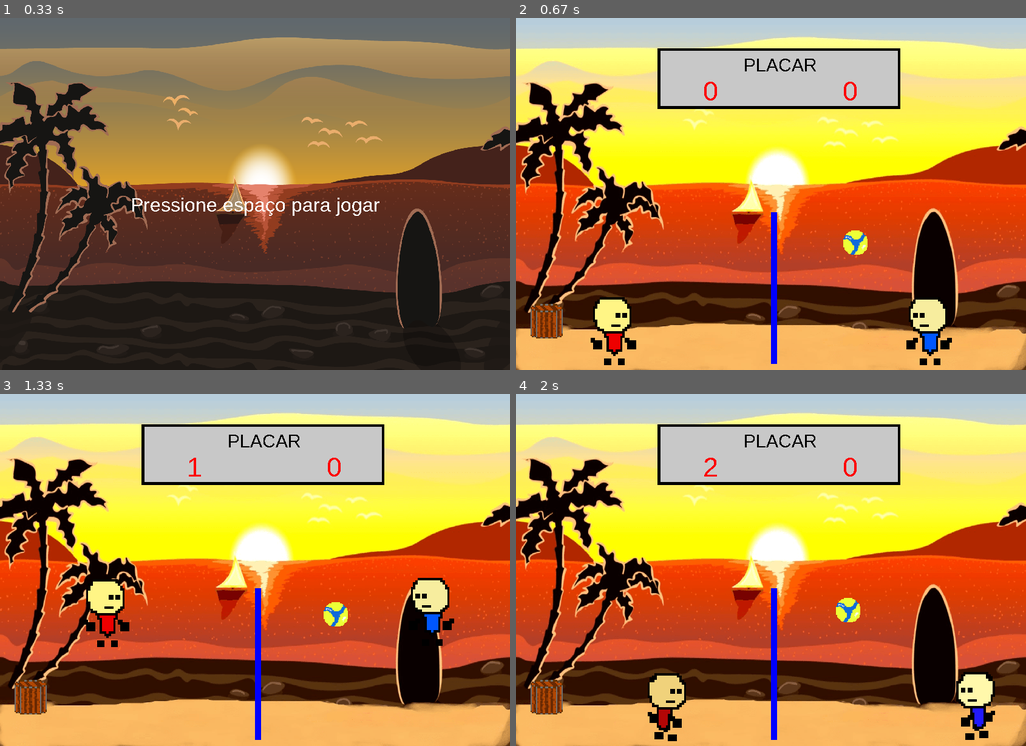
Above: before the commit, frames 1-4 (two rows, left to right).
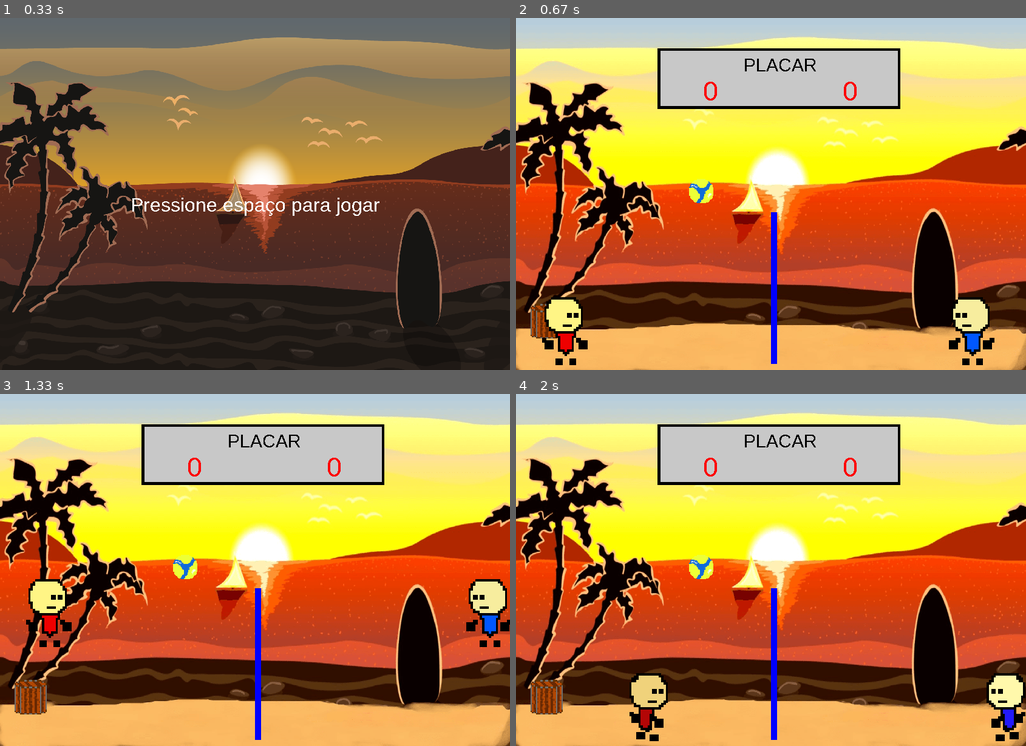
Above: after the commit, the same moments.

Repository: luiskeyd/volei-pygame
Game: pygame game, started from jogo.py
The game is run twice, just before and just after one commit, with the same random seed, the same clock (stepped at 60 frames per second) and the same inputs.
Inputs:
- Up to frame 1 (0.33 s): no input
- Up to frame 2 (0.67 s): tap Space at 0.33 s
- Up to frame 3 (1.33 s): hold Right 0.67-1.13 s; hold Up from 1.17 s (still down); hold W from 1.17 s (still down)
- Up to frame 4 (2 s): release Up at 1.47 s; release W at 1.47 s; hold Right 1.5-1.97 s; hold D 1.5-1.97 s

Frame 1 is identical in both runs. In frame 2, 4.6% of the frame differs, in the area x 5-94%, y 45-99%; in frame 3, 4.4%; in frame 4, 3.9%.

Commit message:
finalizado/ o teste tá melhor

Diff:
--- a/constantes.py
+++ b/constantes.py
@@ -28,10 +28,10 @@
 FPS = 60
 
 #posiçao dos jogadores
-X_JOGADOR1 = 100
+X_JOGADOR1 = 20
 Y_JOGADOR1 = 450
 
-X_JOGADOR2 = 620
+X_JOGADOR2 = 690
 Y_JOGADOR2 = 450
 
 #fonte
--- a/sist_bola.py
+++ b/sist_bola.py
@@ -14,20 +14,25 @@
         self.image = self.sprite
         self.image = pygame.transform.scale(self.image,(40,40))
         self.rect= self.image.get_rect()
-        self.rect.x, self.rect.y = (constantes.LARGURA//2, 250)
+        self.rect.x, self.rect.y = (280, 260)
         self.rect.inflate_ip(-10, -10)
         self.posicao_inicial_bola_x = self.rect.x
         self.posicao_inicial_bola_y = self.rect.y
         self.gravidade = constantes.Y_GRAVIDADE
-        self.vel_x = 6
-        self.vel_y = 3
+        self.vel_x = 5
+        self.vel_y = 5
+        self.colidiu = False
+
+    def gravidade_ativada(self):
+        self.colidiu = True
 
     def movimento_bola(self):
         # Aplicando a gravidade
-        self.vel_y += self.gravidade
+        if self.colidiu == True:
+            self.vel_y += self.gravidade
         # Atualizando a posição
-        self.rect.x += self.vel_x
-        self.rect.y += self.vel_y
+            self.rect.x += self.vel_x
+            self.rect.y += self.vel_y
 
         # Aplicando a colisão nas bordas da tela
         if self.rect.left <= 0:   # se o lado direito ou o lado esquerdo da bola chegar na borda
@@ -71,7 +76,9 @@
 
     def verificar_colisao_jogador(self, player):
         # isso é pra ver de qual lado a bola ta acertando o jogador
+
         if self.rect.colliderect(player.rect):
+            self.gravidade_ativada()
             if self.rect.right >= player.rect.left and self.rect.left < player.rect.left:
                 self.vel_x = -abs(self.vel_x)
             elif self.rect.left <= player.rect.right and self.rect.right > player.rect.right:
@@ -96,8 +103,16 @@
         return (self.rect.x, self.rect.y)
 
 
-    def resetar_posicao_bola(self):
+    def resetar_posicao_bola1(self):
         self.rect.x = self.posicao_inicial_bola_x
         self.rect.y = self.posicao_inicial_bola_y
-        self.vel_x = 6
-        self.vel_y = 3
+        self.vel_x = 5
+        self.vel_y = 5
+        self.colidiu = False
+
+    def resetar_posicao_bola2(self):
+        self.rect.x = 530
+        self.rect.y = 260
+        self.vel_x = 5
+        self.vel_y = 5
+        self.colidiu = False
--- a/teste.py
+++ b/teste.py
@@ -1,47 +1,51 @@
 import pygame
-import constantes #pasta onde estarão as variáveis
+import constantes #pasta onde estarão as variaveis
 import sprites #imagens do jogo
 import os # arquivos
 import sist_players
 import sist_bola
 import sist_rede
 
+
+
 # Inicializando o Pygame
 class Jogo:
 
     def __init__(self):
-        # Criando a tela do jogo
-        pygame.init()
-        pygame.mixer.init()
+        #criando a tela do jogo
+        pygame.init() # iniciando o jogo
+        pygame.mixer.init() # musica pro jogo
         self.tela = pygame.display.set_mode((constantes.LARGURA, constantes.ALTURA))
         pygame.display.set_caption(constantes.TITULO_DO_JOGO)
-        self.relogio = pygame.time.Clock()
-        self.esta_rodando = True
+        self.relogio = pygame.time.Clock() # fps do jogo
+        self.esta_rodando = True # jogo aberto
         self.fonte = pygame.font.match_font(constantes.FONTE)
-        self.jogando = False
+
 
     def novo_jogo(self):
-        # Inicialização das sprites
-        self.todas_as_sprites = pygame.sprite.Group()
+        #inicializacao das sprites
+        pygame.mixer_music.set_volume(0.1)
+        pygame.mixer_music.load('audio/happy_adveture.mp3')
+        pygame.mixer_music.play(-1)
+        self.todas_as_sprites = pygame.sprite.Group() # carrega todas as sprites
         self.rede_sprite = pygame.sprite.Group()
         self.bola_sprite = pygame.sprite.Group()
-        self.jogador1 = sist_players.Jogador(1)
-        self.jogador2 = sist_players.Jogador(2)
-        self.bola = sist_bola.Bola()
-        self.rede = sist_rede.Rede(constantes.AZUL, 10, constantes.TAMANHO_REDE, (constantes.LARGURA // 2, 320))
+        self.jogador1 = sist_players.Jogador(1) # sprites do jogador 1
+        self.jogador2 = sist_players.Jogador(2) # sprites do jogador 2
+        self.bola = sist_bola.Bola() # sprite da bola
+        self.rede = sist_rede.Rede(constantes.AZUL,10, constantes.TAMANHO_REDE, (constantes.LARGURA//2, 320))
         self.rede_sprite.add(self.rede)
         self.bola_sprite.add(self.bola)
         self.todas_as_sprites.add(self.jogador1)
-        self.todas_as_sprites.add(self.jogador2)
-        pygame.mixer_music.set_volume(0.5)
-        pygame.mixer_music.load('audio/happy_adveture.mp3')
-        pygame.mixer_music.play(-1)
+        self.todas_as_sprites.add(self.jogador2) # add de todas as sprites na lista
+
         self.rodar()
 
+
     def rodar(self):
-        # Loop do jogo
+        #loop do jogo
         self.jogando = True
-        while self.jogando and self.esta_rodando:
+        while self.jogando: #inicializa o loop
             self.relogio.tick(constantes.FPS)
             self.eventos()
             self.jogador1.movimento(1)
@@ -58,46 +62,58 @@
             self.desenhar_sprites()
             self.verificador_win()
 
+
+
+
+
+
     def eventos(self):
-        # Define os eventos do jogo
+        #define os eventos do jogo
         for event in pygame.event.get():
+            #caso o player feche o jogo
             if event.type == pygame.QUIT:
-                self.jogando = False
-                self.esta_rodando = False
+                    self.jogando = False
+                    self.esta_rodando = False
+
+
 
     def atualizar_sprites(self):
-        # Atualiza sprites
+        #atualiza sprites
         self.todas_as_sprites.update()
 
+
     def desenhar_sprites(self):
-        # Desenha as sprites
-        self.tela.fill(constantes.PRETO)
-        self.imagem_de_game_play()
-        self.BARRIO()
-        self.Placar()
+        #desenha as sprites
+        self.tela.fill(constantes.PRETO) # limpa a tela
+        self.imagem_de_game_play()# desenha a tela de funda da game play
+        self.BARRIO() # desenha um 'BARRRRRIIIIIIIIIO'
+        self.Placar(self.bola)
         self.bola_sprite.draw(self.tela)
-        self.rede_sprite.draw(self.tela)
-        self.todas_as_sprites.draw(self.tela)
-        pygame.display.flip()
+        self.rede_sprite.draw(self.tela) # desenha a rede
+        self.todas_as_sprites.draw(self.tela) #faz oq a função fala
+        pygame.display.flip() # atualiza a tela a cada frame
+
 
     def mostrar_texto(self, mensagem, tamanho, cor, x, y):
-        # Definição do texto na tela
+        #definicao do texto na tela
         fonte = pygame.font.Font(self.fonte, tamanho)
         mensagem = fonte.render(mensagem, False, cor)
         mensagem_rect = mensagem.get_rect()
-        mensagem_rect.midtop = (x, y)
+        mensagem_rect.midtop = (x,y)
         self.tela.blit(mensagem, mensagem_rect)
 
+
     def mostrar_tela_inicial(self):
-        # Exibe imagem de fundo
-        self.imagem_de_fundo()
-        # Exibe o texto da tela inicial
-        self.mostrar_texto('Pressione espaço para jogar', 32, constantes.BRANCO, constantes.LARGURA // 2, constantes.ALTURA // 2)
-        pygame.mixer_music.set_volume(0.5)
-        pygame.mixer_music.load('audio/8bit Bossa.mp3')
-        pygame.mixer_music.play()
-        pygame.display.flip()
-        self.esperar_resposta()
+       #exibe imagem de fundo
+       self.imagem_de_fundo()
+       #exibe o texto da tela inicial
+       self.mostrar_texto('Pressione espaço para jogar', 32,constantes.BRANCO, constantes.LARGURA//2, constantes.ALTURA//2)
+       pygame.mixer_music.set_volume(0.5)
+       pygame.mixer_music.load('audio/8bit Bossa.mp3')
+       pygame.mixer_music.play()
+       pygame.display.flip()
+       self.esperar_resposta()
+
 
     def esperar_resposta(self):
         esperando = True
@@ -114,6 +130,8 @@
                         pygame.mixer.music.load('audio/Menu Selection Click.wav')
                         pygame.mixer_music.play()
 
+
+
     def imagem_de_fundo(self):
         self.imagem_inicial = pygame.image.load(sprites.TELA_INICIAL)
         self.imagem_inicial = pygame.transform.scale(self.imagem_inicial, (constantes.LARGURA, constantes.ALTURA))
@@ -121,64 +139,93 @@
         self.rect.topleft = (0, 0)
         self.tela.blit(self.imagem_inicial, self.rect)
 
+
     def imagem_de_game_play(self):
-        self.imagem_gameplay = pygame.image.load(sprites.TELA_DE_GAMEPLAY)
+        self.imagem_gameplay = pygame.image.load(sprites.TELA_DE_GAMEPLAY )
         self.imagem_gameplay = pygame.transform.scale(self.imagem_gameplay, (constantes.LARGURA, constantes.ALTURA))
         self.rect = self.imagem_gameplay.get_rect()
         self.rect.topleft = (0, 0)
         self.tela.blit(self.imagem_gameplay, self.rect)
 
+
+
     def BARRIO(self):
         self.barrio = pygame.image.load(sprites.BARRIO)
-        self.barrio = pygame.transform.scale(self.barrio, (70, 70))
+        self.barrio = pygame.transform.scale(self.barrio, (70,70))
         self.rect = self.barrio.get_rect()
-        self.rect.midtop = (50, 460)
+        self.rect.midtop = (50,460)
         self.tela.blit(self.barrio, self.rect)
 
-    def Placar(self):
-        self.placar_exterior = pygame.draw.rect(self.tela, constantes.PRETO, [233, 50, 400, 100], 5)
-        self.placar_interior = pygame.draw.rect(self.tela, constantes.CINZA, [238, 54, 391, 91], 0)
-        self.mostrar_texto('PLACAR', 30, constantes.PRETO, 435, 60)
-        self.mostrar_texto(f'{constantes.PLACAR_JOGADOR1}', 45, constantes.VERMELHO, 320, 95)
-        self.mostrar_texto(f'{constantes.PLACAR_JOGADOR2}', 45, constantes.VERMELHO, 550, 95)
+
+    def Placar(self, bola):
+
+        self.placar_exterior = pygame.draw.rect(self.tela,(constantes.PRETO), [233,50,400,100], 5)
+        self.placar_interior = pygame.draw.rect(self.tela,(constantes.CINZA), [238,54,391,91], 0)
+        self.mostrar_texto('PLACAR',30,constantes.PRETO, 435,60 )
+        self.mostrar_texto(f'{constantes.PLACAR_JOGADOR1}',45, constantes.VERMELHO,320, 95)
+        self.mostrar_texto(f'{constantes.PLACAR_JOGADOR2}',45, constantes.VERMELHO,550, 95)
         POSICAO = self.bola.atualizar_posicao()
 
-        if POSICAO[1] >= 547 and (POSICAO[0] > constantes.LARGURA // 2):
+        if POSICAO[1] >= 547 and (POSICAO[0] > constantes.LARGURA /2):
             constantes.PLACAR_JOGADOR1 += 1
-            self.resetar_posicao()
-        elif POSICAO[1] >= 547 and (POSICAO[0] < constantes.LARGURA // 2):
+            self.resetar_posicao(1)
+
+        elif POSICAO[1] >= 547 and (POSICAO[0] < constantes.LARGURA /2):
             constantes.PLACAR_JOGADOR2 += 1
-            self.resetar_posicao()
+            self.resetar_posicao(2)
+
+
 
     def verificador_win(self):
         vencedor = False
         if constantes.PLACAR_JOGADOR1 >= 12 and (constantes.PLACAR_JOGADOR1 - constantes.PLACAR_JOGADOR2 >= 2):
-            vencedor = 1
+            constantes. PLACAR_JOGADOR1 = 0
+            constantes. PLACAR_JOGADOR2 = 0
+            constantes.eita = 1
+            vencedor = True
+
         if constantes.PLACAR_JOGADOR2 >= 12 and (constantes.PLACAR_JOGADOR2 - constantes.PLACAR_JOGADOR1 >= 2):
-            vencedor = 2
+            constantes. PLACAR_JOGADOR1 = 0
+            constantes. PLACAR_JOGADOR2 = 0
+            constantes.eita = 2
+            vencedor = True
 
         if vencedor:
-            self.mostrar_tela_final(vencedor)
+            self.mostrar_tela_final()
             self.jogando = False
-            constantes.PLACAR_JOGADOR1 = 0
-            constantes.PLACAR_JOGADOR2 = 0
-
-    def resetar_posicao(self):
-        self.jogador1.resetar_posicao_player(1)
-        self.jogador2.resetar_posicao_player(2)
-        self.bola.resetar_posicao_bola()
-
-    def mostrar_tela_final(self, vencedor):
+
+
+    def resetar_posicao(self, bola):
+        pontuou = True
+        if pontuou:
+            self.jogador1.resetar_posicao_player(1)
+            self.jogador2.resetar_posicao_player(2)
+            if bola == 1:
+                self.bola.resetar_posicao_bola1()
+            if bola == 2:
+                self.bola.resetar_posicao_bola2()
+            pontuou = False
+
+
+    def mostrar_tela_final(self):
         self.tela.fill(constantes.BRANCO)
-        if vencedor == 1:
-            self.mostrar_texto('JOGADOR 1 GANHOU', 34, constantes.VERMELHO, constantes.LARGURA // 2, constantes.ALTURA // 2)
+        if constantes.eita == 1:
+                self.mostrar_texto('JOGADOR 1 GANHOU', 34, constantes.VERMELHO, 415, 230)
+                self.mostrar_texto('pressione espaço para reiniciar', 25, constantes.PRETO, 415, 270)
         else:
-            self.mostrar_texto('JOGADOR 2 GANHOU', 34, constantes.AZUL, constantes.LARGURA // 2, constantes.ALTURA // 2)
+                self.mostrar_texto('JOGADOR 2 GANHOU', 34, constantes.AZUL, 415, 230)
+                self.mostrar_texto('pressione espaço para reiniciar', 25, constantes.PRETO, 415, 270)
         pygame.display.flip()
-        pygame.time.wait(3000)
+        self.esperar_resposta()
+
+
+
+
+
 
 volei = Jogo()
 volei.mostrar_tela_inicial()
 
 while volei.esta_rodando:
     volei.novo_jogo()
+    #volei.mostrar_tela_final()
